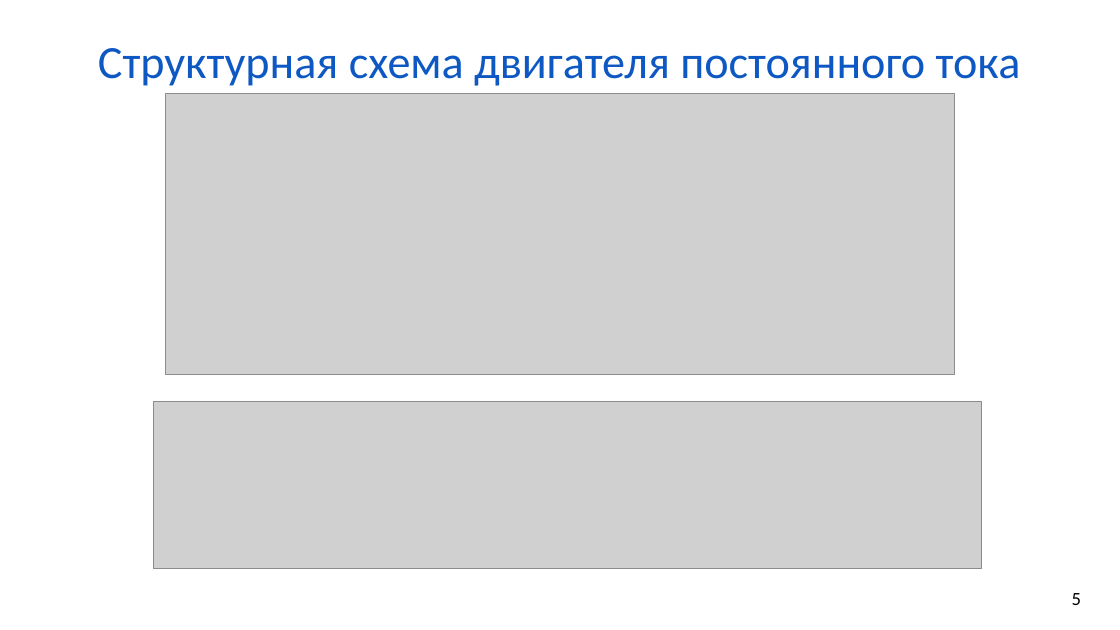
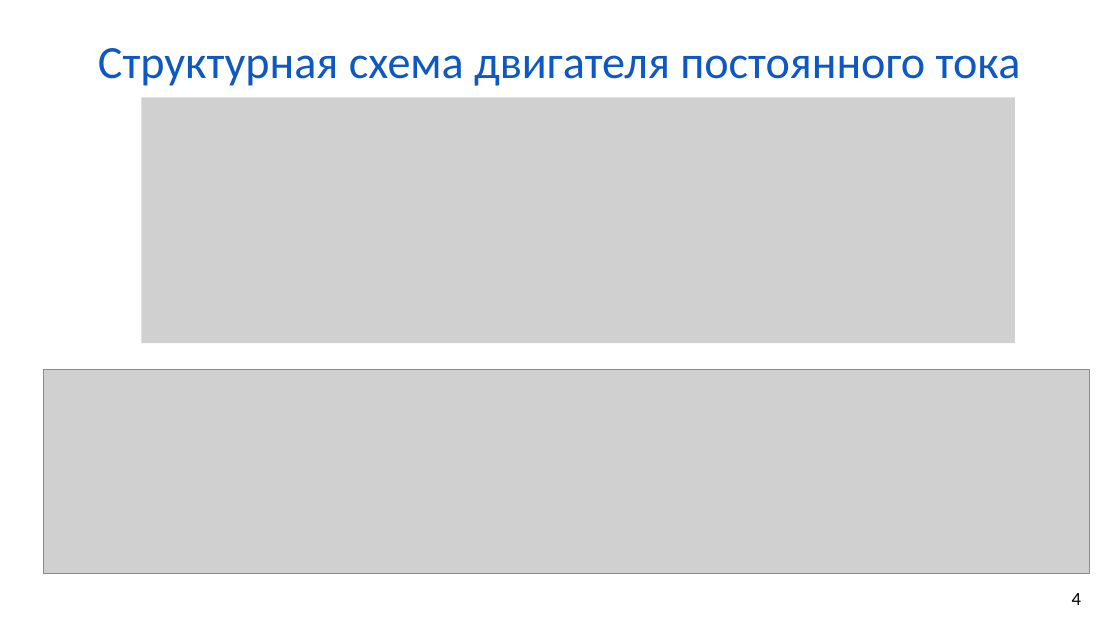
Before and after one commit to asromashko/UVMatlabLec, a slide deck: slide 4 of Лекция5/Лекция5.pptx (slide 5 before the commit). Drawn at 1120x630 pixels with LibreOffice and Linux fonts; fonts in the diff are those of the drawing; grey boxes stand for pictures. Boxes give left, top, right and bottom in pixels: in the first picture for what was removed or moved away, otherwise in the second. Text is boxed around its words. In the diff, an @@ line names an element or a change of style, - is before the commit and + after.

```diff
--- a/Лекция5/Лекция5.pptx
+++ b/Лекция5/Лекция5.pptx
@@ picture: place and size @@
-picture at [166,93,955,375]
+picture at [141,97,1015,344]
@@ picture: place and size @@
-picture at [153,402,981,569]
+picture at [44,370,1090,573]
@@ page number at [1072,593,1081,605]: text changed @@
-5
+4
```
Also in this commit, not shown: 1 other slide changed, 4 other files.
